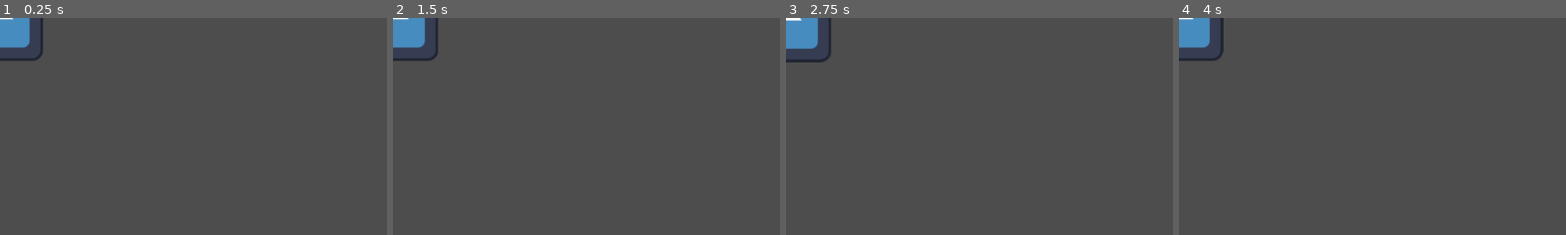
Above: before the commit, frames 1-4 (left to right).
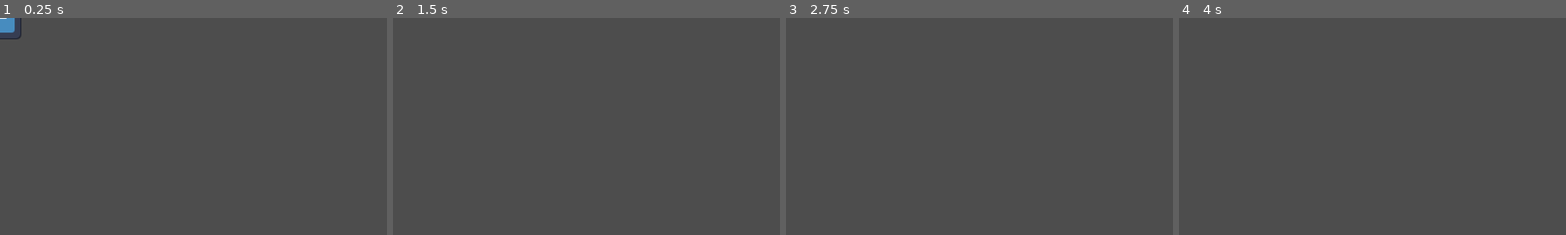
Above: after the commit, the same moments.

Repository: F1ejm/inventory
Game: Godot game, scene res://Main/main.tscn
Two runs of this game, one before a commit and one after it. Both use one fixed random seed, a clock stepped at 60 frames per second and the inputs below. The engine's default icon, where the game draws it, is replaced by a stand-in: a white triangle on a blue panel in a dark square.
Inputs:
- Up to frame 1 (0.25 s): no input
- Up to frame 2 (1.5 s): tap Enter at 0.5 s; hold A (A) 0.53-1.28 s; tap D (D) at 0.8, 1.35 s; tap Space at 1.25 s
- Up to frame 3 (2.75 s): tap S (S) at 1.55 s; tap Enter at 2 s; hold S (S) from 2.03 s (still down); tap W (W) at 2.3 s
- Up to frame 4 (4 s): tap Space at 2.75 s; release S (S) at 2.78 s; tap W (W) at 2.85 s; tap A (A) at 3.05 s; tap Enter at 3.5 s; hold A (A) from 3.53 s (still down); tap D (D) at 3.8 s
The pictures show only the part of the screen within x 0-50%, y 0-50%; the shares and areas given below are measured in that part.

The runs differ from the first frame. In frame 1, 1.1% of the frame differs, in the area x 0-12%, y 0-20%; in frame 2, 1.4%; in frame 3, 1.5%, in the area x 0-12%, y 0-21%; in frame 4, 1.4%.

Commit message:
oho juz lepiej niz to testowe

Diff:
--- a/Character/Cahracter.tscn
+++ b/Character/Cahracter.tscn
@@ -4,12 +4,13 @@
 [ext_resource type="Texture2D" uid="uid://1gnfnsaykhg" path="res://icon.svg" id="2_2nrhw"]
 
 [sub_resource type="RectangleShape2D" id="RectangleShape2D_ei4re"]
-size = Vector2(130, 126)
+size = Vector2(60, 60)
 
 [node name="CharacterBody2D" type="CharacterBody2D"]
 script = ExtResource("1_mb54f")
 
 [node name="Sprite2D" type="Sprite2D" parent="."]
+scale = Vector2(0.5, 0.5)
 texture = ExtResource("2_2nrhw")
 
 [node name="CollisionShape2D" type="CollisionShape2D" parent="."]
--- a/Character/cahracter.gd
+++ b/Character/cahracter.gd
@@ -1,21 +1,17 @@
 extends CharacterBody2D
 
 var dir : Vector2
-var speed := 100
+var speed := 5000
 
 func _process(delta: float) -> void:
-	velocity = dir
 	dir = Vector2(0,0)
+	if Input.is_action_pressed("W"):
+		dir += Vector2(0,-speed)
+	if Input.is_action_pressed("S"):
+		dir += Vector2(0,speed)
+	if Input.is_action_pressed("A"):
+		dir += Vector2(-speed,0)
+	if Input.is_action_pressed("D"):
+		dir += Vector2(speed,0)
+	velocity = dir * delta
 	move_and_slide()
-
-func _input(event: InputEvent) -> void:
-	dir = Vector2(0,0)
-	if event.is_action("W"):
-		dir += Vector2(0,-speed)
-	if event.is_action("S"):
-		dir += Vector2(0,speed)
-	if event.is_action("A"):
-		dir += Vector2(-speed,0)
-	if event.is_action("D"):
-		dir += Vector2(speed,0)
-	print(dir)
